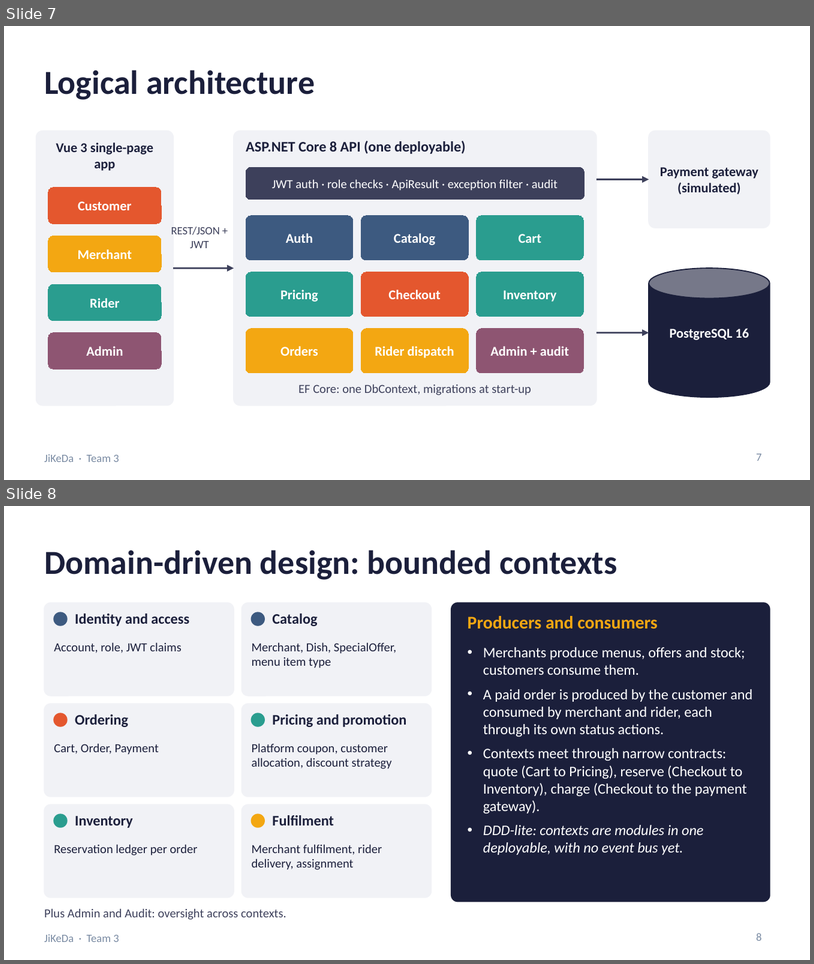
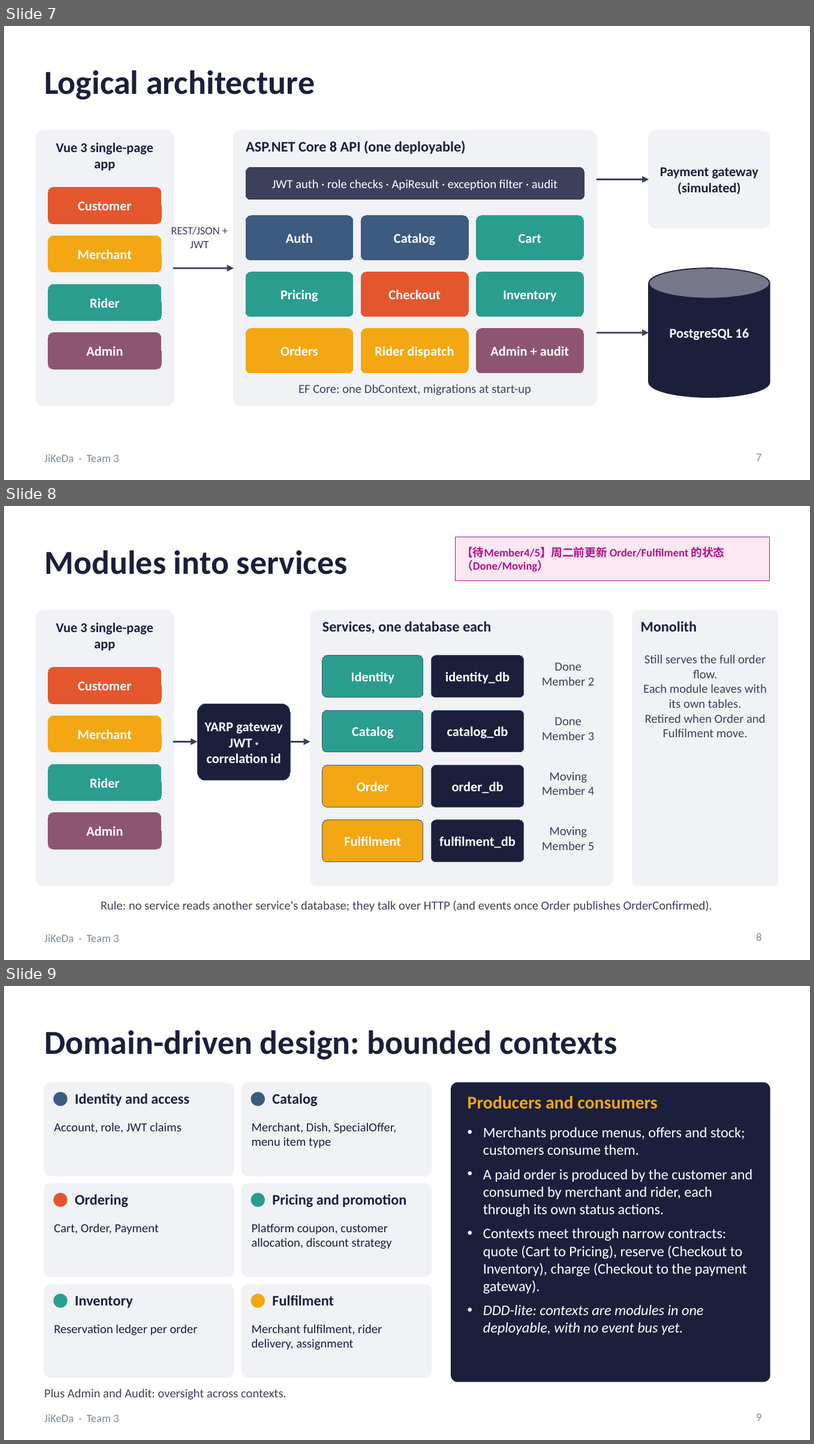
Before and after one commit to Friedriceee/5001, a slide deck: docs/presentation/JiKeDa_Team3_Presentation.pptx. Shown one above the other, each under a label of ours: slides 7 and 8 before the commit, slides 7, 8 and 9 after it. The pictures are 814x964 and 814x1444 pixels, drawn with LibreOffice and Linux fonts; fonts in the diff are those of the drawing. Boxes give left, top, right and bottom in pixels: in the first picture for what was removed or moved away, otherwise in the second. Text is boxed around its words. In the diff, an @@ line names an element or a change of style, - is before the commit and + after.

```diff
--- a/docs/presentation/JiKeDa_Team3_Presentation.pptx
+++ b/docs/presentation/JiKeDa_Team3_Presentation.pptx
@@ slide 8 added at bbox=[4, 506, 810, 960], background #FFFFFF; not listed: 1 template element that a slide beside it also shows @@
@@ rectangle added at bbox=[456, 537, 770, 581], fill #FCE7F3, outline #B0108A 0.75 pt, 10 pt, text #B0108A, bold @@
+【待Member4/5】周二前更新 Order/Fulfilment 的状态（Done/Moving）
@@ text added at bbox=[44, 550, 348, 574], 30 pt, text #1B1F3B, bold @@
+Modules into services
@@ rounded rectangle added at bbox=[36, 611, 173, 885], fill #F1F2F6, outline #F1F2F6 1 pt @@
@@ rounded rectangle added at bbox=[311, 611, 613, 885], fill #F1F2F6, outline #F1F2F6 1 pt @@
@@ rounded rectangle added at bbox=[633, 611, 778, 885], fill #F1F2F6, outline #F1F2F6 1 pt @@
@@ text added at bbox=[56, 622, 153, 651], 12 pt, text #1B1F3B, bold @@
+Vue 3 single-page app
@@ text added at bbox=[323, 621, 491, 633], 13 pt, text #1B1F3B, bold @@
+Services, one database each
@@ text added at bbox=[641, 621, 697, 631], 13 pt, text #1B1F3B, bold @@
+Monolith
@@ rounded rectangle added at bbox=[48, 667, 161, 703], fill #E4572E, outline #E4572E 0.75 pt, 12 pt, text #FFFFFF, bold @@
+Customer
@@ rounded rectangle added at bbox=[323, 655, 423, 697], fill #2A9D8F, outline #3D5A80 0.75 pt, 12 pt, text #FFFFFF, bold @@
+Identity
@@ rounded rectangle added at bbox=[431, 655, 524, 697], fill #1B1F3B, outline #3D5A80 0.75 pt, 12 pt, text #FFFFFF, bold @@
+identity_db
@@ text added at bbox=[542, 663, 594, 685], 11 pt, text #3D405B @@
+Done
+Member 2
@@ text added at bbox=[644, 654, 767, 737], 11 pt, text #3D405B @@
+Still serves the full order flow.
+Each module leaves with its own tables.
+Retired when Order and Fulfilment move.
@@ rounded rectangle added at bbox=[198, 703, 290, 780], fill #1B1F3B, outline #3D5A80 0.75 pt, 12 pt, text #FFFFFF, bold @@
+YARP gateway
+JWT · correlation id
@@ rounded rectangle added at bbox=[48, 715, 161, 752], fill #F3A712, outline #F3A712 0.75 pt, 12 pt, text #FFFFFF, bold @@
+Merchant
@@ rounded rectangle added at bbox=[323, 710, 423, 752], fill #2A9D8F, outline #3D5A80 0.75 pt, 12 pt, text #FFFFFF, bold @@
+Catalog
@@ rounded rectangle added at bbox=[431, 710, 524, 752], fill #1B1F3B, outline #3D5A80 0.75 pt, 12 pt, text #FFFFFF, bold @@
+catalog_db
@@ text added at bbox=[542, 717, 594, 740], 11 pt, text #3D405B @@
+Done
+Member 3
@@ arrow added from (173, 741) to (198, 741), #3D405B 1.5 pt @@
@@ arrow added from (290, 741) to (311, 741), #3D405B 1.5 pt @@
@@ rounded rectangle added at bbox=[48, 764, 161, 801], fill #2A9D8F, outline #2A9D8F 0.75 pt, 12 pt, text #FFFFFF, bold @@
+Rider
@@ rounded rectangle added at bbox=[323, 765, 423, 807], fill #F3A712, outline #3D5A80 0.75 pt, 12 pt, text #FFFFFF, bold @@
+Order
@@ rounded rectangle added at bbox=[431, 765, 524, 807], fill #1B1F3B, outline #3D5A80 0.75 pt, 12 pt, text #FFFFFF, bold @@
+order_db
@@ text added at bbox=[542, 772, 594, 795], 11 pt, text #3D405B @@
+Moving
+Member 4
@@ rounded rectangle added at bbox=[48, 813, 161, 849], fill #8E5572, outline #8E5572 0.75 pt, 12 pt, text #FFFFFF, bold @@
+Admin
@@ rounded rectangle added at bbox=[323, 820, 423, 862], fill #F3A712, outline #3D5A80 0.75 pt, 12 pt, text #FFFFFF, bold @@
+Fulfilment
@@ rounded rectangle added at bbox=[431, 820, 524, 862], fill #1B1F3B, outline #3D5A80 0.75 pt, 12 pt, text #FFFFFF, bold @@
+fulfilment_db
@@ text added at bbox=[542, 826, 594, 850], 11 pt, text #3D405B @@
+Moving
+Member 5
@@ text added at bbox=[101, 900, 713, 912], 11 pt, text #3D405B @@
+Rule: no service reads another service's database; they talk over HTTP (and events once Order publishes OrderConfirmed).
@@ page number added at bbox=[756, 933, 762, 940], 10 pt, text #7A8BA3 @@
+8
@@ what was slide 8 is now slide 9 @@
@@ page number at bbox=[756, 1413, 762, 1420]: text changed @@
-8
+9
```
Also in this commit, not shown: 9 slides changed, 1 other slide added.
